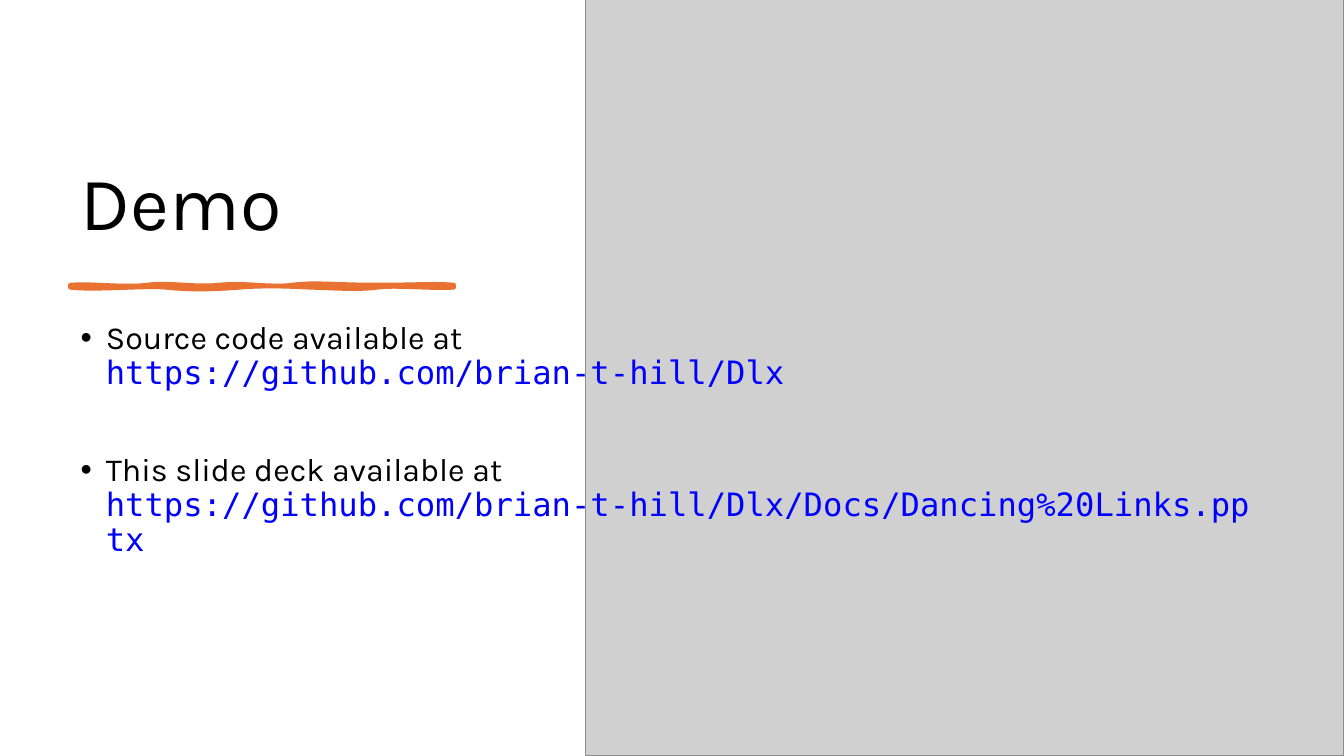
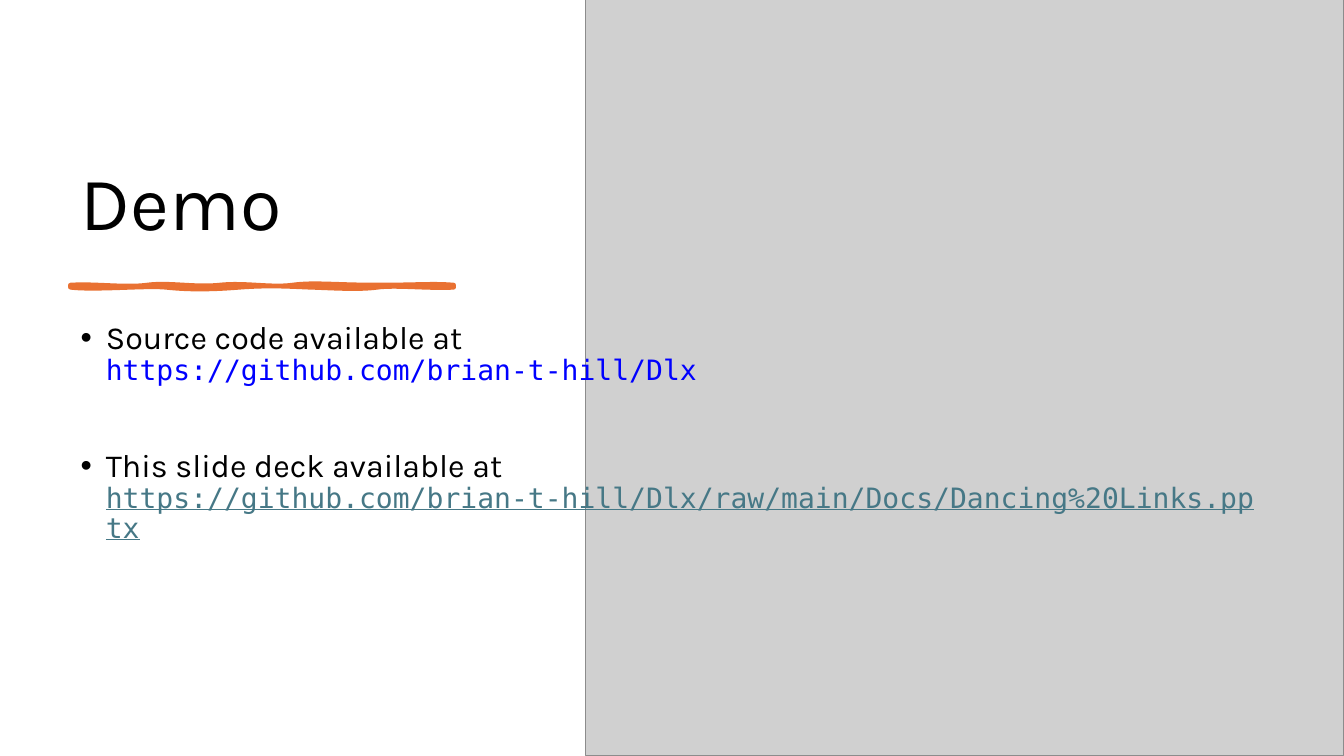
Before and after one commit to brian-t-hill/Dlx, a slide deck: slide 27 of Docs/Dancing Links.pptx. Drawn at 1344x756 pixels with LibreOffice and Linux fonts; fonts in the diff are those of the drawing; grey boxes stand for pictures. Boxes give left, top, right and bottom in pixels: in the first picture for what was removed or moved away, otherwise in the second. Text is boxed around its words. In the diff, an @@ line names an element or a change of style, - is before the commit and + after.

Commit message:
Update ppt link (in ppt slide deck)

```diff
--- a/Docs/Dancing Links.pptx
+++ b/Docs/Dancing Links.pptx
@@ text at [106,327,697,387]: size 23 to 20 pt in "https://github.com/brian-t-hill/Dlx" @@
@@ text at [106,455,1254,514]: text changed; size 23 to 20 pt; text colour #0000FF to #467886 @@
-• This slide deck available at
-  https://github.com/brian-t-hill/Dlx/Docs/Dancing%20Links.pptx
+• This slide deck available at
+  https://github.com/brian-t-hill/Dlx/raw/main/Docs/Dancing%20Links.pptx
```
